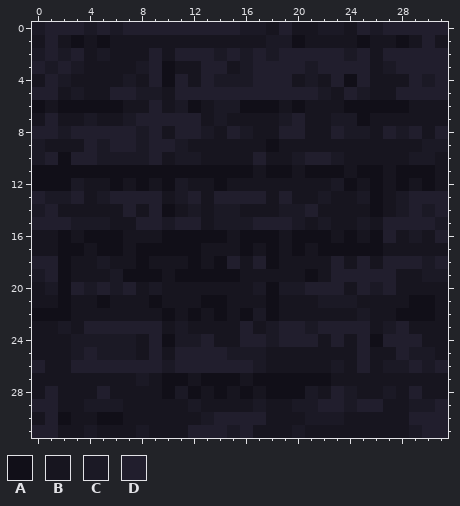
Two states of a pixel-art file, bbmodel/stonebrick.aseprite. The first picture shows the starting point.
32x32 pixels, 1 frame. Colours within 5 levels of each other are drawn and written as one.
Palette (. is transparent): A #110f18  B #17151f  C #1b1925  D #211e2d
Pixels before, first column x 0:
 0 CDDDCDCDDDDDDDDDCCBDBBCCBDCDDDDD
 1 BDBABABBBBBBBBBBBBCCABBBBABBABDB
 2 CDCDBCBBBDBDDDCDCDCDDDDDCDBDDDDD
 3 DCDCBBBBCDABBDDBCDDDDCDDDDBCDDDD
 4 BDCBBBBCBDADBDCCCDDDBCBDADBBBDCD
 5 DDBCBBDDCCBDDDDDDDDDDDCBDCBBDDDD
 6 ABAAAAABBDBCABCCAAABABBBAAAAABBB
 7 BDBBCBBCDDDDDBCBBBBCDBBCCABBBBBB
 8 DDCDDDDDCDBDDCBDCBBDDBBDCCBDCDBD
 9 CBBBDCDDCDDCBBBBBBABBBBBBBBBBBCC
10 CDADDCCCCDBCCBBBBDBBCDDCBBBBBCCB
11 AAAAAAAAAAAAAAAAABAABAAABAABAAAB
12 AAACBBABABACBBABBBBBBBBCABABABAB
13 DCCDBCDDDDBCDBDDDDBDBBCBBCABCDDD
14 CDBBBBBDBDABCBCCBBBCCDBBBBABCDCD
15 DDDCCCBBDDCDDBCCCDDDCBCBBCBDDDDC
16 BBABAAABBBAAAAABAAABAAABABADBCBD
17 BBAABAABAAAAABBBABABABAAAAABBBBB
18 DDABBCBBABBBABADBDABBBBDBDBDDDCD
19 CDABBBCAAABAAAAABBBBBABDDDDDBBCC
20 BCADCDCDBCBBBBBBBCACCDDDBDCDBBBB
21 BBABBABBBABBBAABBBABBBCCCBBBBAAB
22 AAABBBBBBBABABABACABBBBBBCBBAAAB
23 BBCBDDDDDDBCBBBBDBCDDCDDDDBCDBBB
24 BBBCCCCCBDACCDBBDDCDDDBDBDADDDBB
25 BBBCDCCCBDBDDDDCCCBBBBBBBDBBDCCB
26 DBBDDDDDDDCDDDDDDCBBBBBCBDBCCDCD
27 BBBBBBBBCBAABAAABAAAAAABBBBBBBBB
28 BDBBBDBBBBACABABABAAACBDCBBCBDBB
29 DDBBCCCBBBBBCBBBBCBBCCDDCDDBBCCD
30 BDABBAABBBBBBCDDDDBBBCCCBBBBBDDD
31 DDBBCBBBCBBBDDDCDBBBCBBBBBBBBCDD
The same view after the edit:
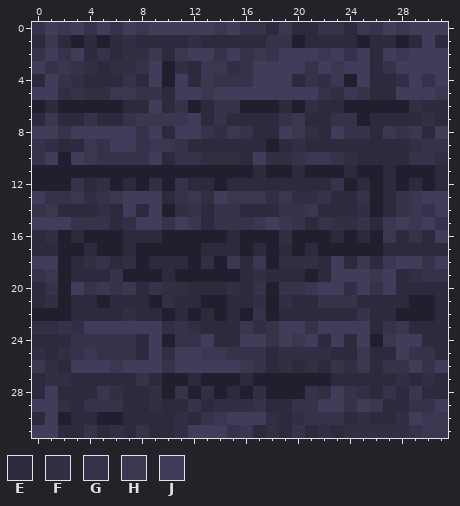
Colours new in this view: E #2e2a3e  F #322e44  G #36324a  H #3c3650  J #423c5a
The edit:
Changed rows in their new state; - is an unchanged pixel.
first column x 0:
 0 GJHJGJGJHJJJJJHJGGEHEEGGEHGJHJJJ
 1 EHEDEDEFEEEEFEEEEEGGDEEEEDEEDEJE
 2 GJGJEGEFFHEHJJGJGHGJJJHJGJEJHJJJ
 3 JGHGFEFFGJDFEHHFGJJJJGJHJJEGJJJJ
 4 EJGFEEEGEJDJEHGGGJJJEGFHDJEEFJGJ
 5 JJFGFFHHGGEJJHJJJJJJJJGFHGEEJJJH
 6 DEDDDDDEEJEGDEGGDDDEDFEEDDDDDFEE
 7 EHEEGEEGHHHHJEGEEEEGHEEGGDEEEEFE
 8 JJGJJJJJGJEJJGFHGEEJHFEJGGEHGHEJ
 9 GFEEHGJJGHHGEEEEEEDEFEEEEEEEEFGG
10 GJDJHGGGGJEGGFFFEJFFGHHGFEEEEGGF
11 DDDDDDDDDDDDDDDDDEDDEDDDEDDEDDDE
12 DDDGEFDEDFDGEEDEEEEEEEEGDEDEDEDE
13 JGGHFGHJJJEGHFJHHHFHFFGEEGDEGHJJ
14 GHEEEFEJEJDFGEGGEEEGGHEEEFDEGHGJ
15 JJJGGGEFJJGJHEGGGHJHGEGFFGEHJHJG
16 EFDEDDDEEEDDDDDEDDDFDDDEDEDHEGEJ
17 EEDDEDDEDDDDDEEEDEDEDEDDDDDEEEEE
18 JJDEFGEFDEEEDFDHEHDFFFEJEHEHJJGJ
19 GHDEEEGDDDEDDDDDEFEEEDEJJJHJEFGG
20 EGDJGHGHEGFFEEEFEGDGGHJJFJGJEEEE
21 EFDEEDEEEDFEEDDEEFDFEEGGGEEEEDDE
22 DDDEEEEFEEDEDEDEDGDEEEEEEGEEDDDE
23 FFGFJJJJJJFGFEEEHFGJJGJJJJEGHEEE
24 EEEGGGGGEJDGGJEEJJGJHJEJEJDHJJEE
25 FEFGHGGGEJFJJHHGGGEFFFFEEHEEJGGE
26 HFEJJJHJJJGJJJJJHGEFEFEGFHEGGJGJ
27 EFFEEEEEGEDDEDDDEDDDDDDEEEEEFEFE
28 EJEEEHFEEFDGDFDEDFDDDGFJGFEGEHEE
29 JJFEGGGEEFEEGEFFFGEEGGJJGJHEEGGJ
30 EJDEEDDEEEEFEGHJJJFEFGGGEFEEFJHH
31 JJEEGEFEGEEFJJJGHEFEGEFEFFFFFGHH
Where, in picture pixels (left, top, right, bottom), the same in both pictures:
changed: (32, 22, 448, 438)
